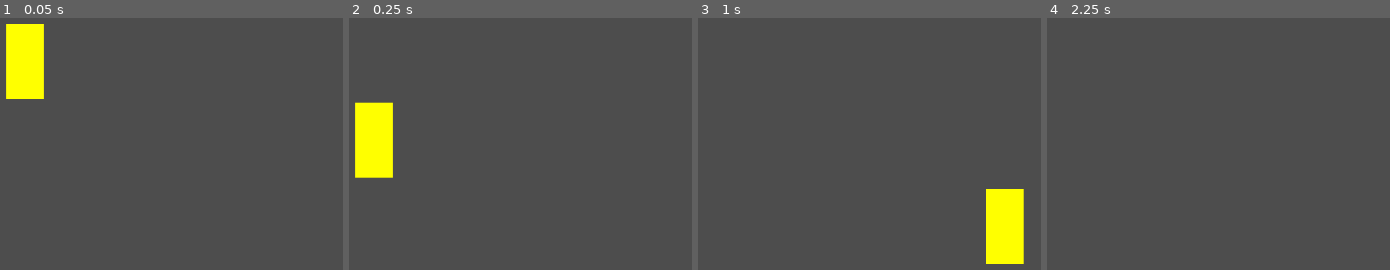
Above: before the commit, frames 1-4 (left to right).
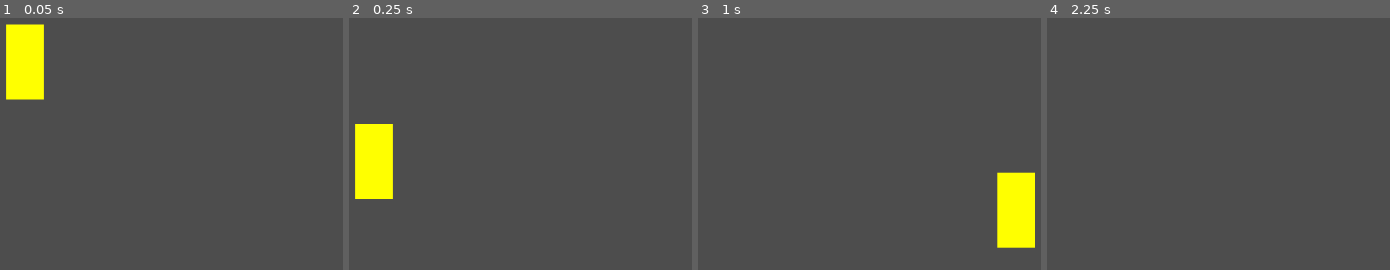
Above: after the commit, the same moments.

Repository: shunlog/godot_platformer
Game: Godot game, scene res://world/test_world.tscn
The game is run twice, just before and just after one commit, with the same random seed, the same clock (stepped at 60 frames per second) and the same inputs.
Inputs (mouse positions are in pixels of both pictures, inside the frame that each line leads up to):
- Up to frame 1 (0.05 s): no input
- Up to frame 2 (0.25 s): no input
- Up to frame 3 (1 s): move the mouse to (900, 35) at 0.52 s; hold D (player_right) from 0.53 s (still down); click (900, 35) at 0.67 s; tap Space (player_jump) at 0.77 s
- Up to frame 4 (2.25 s): move the mouse to (outside the picture) at 1.27 s; tap Space (player_jump) at 1.52 s; tap Enter at 2 s; move the mouse to (outside the picture) at 2.02 s; release D (player_right) at 2.03 s; hold A (player_left) from 2.03 s (still down)

The runs differ from the first frame. In frame 1, less than 0.1% of the frame differs, in the area x 1-13%, y 2-33%; in frame 2, 1.9%; in frame 3, 3.1%, in the area x 83-99%, y 61-98%; in frame 4, nothing differs.

Commit message:
snappier player movement

Diff:
--- a/godot/player/player.gd
+++ b/godot/player/player.gd
@@ -5,20 +5,20 @@
 var x_dir := 1
 
 @export var max_speed: float = 1300
-@export var acceleration: float = 5000
+@export var acceleration: float = 5500
 @export var turning_acceleration : float = 9600
-@export var deceleration: float = 4000
+@export var deceleration: float = 6500
 # ------------------------------------------ #
 
 # GRAVITY ----- #
-@export var gravity_acceleration : float = 4000
-@export var gravity_max : float = 5000
+@export var gravity_acceleration : float = 5000
+@export var gravity_max : float = 6000
 # ------------- #
 
 # JUMP VARAIABLES ------------------- #
-@export var jump_force : float = 1700
+@export var jump_force : float = 2000
 @export var jump_cut : float = 0.4
-@export var jump_gravity_max : float = 1500
+@export var jump_gravity_max : float = 1800
 @export var jump_hang_treshold : float = 1.0
 @export var jump_hang_gravity_mult : float = 0.1
 # Timers
